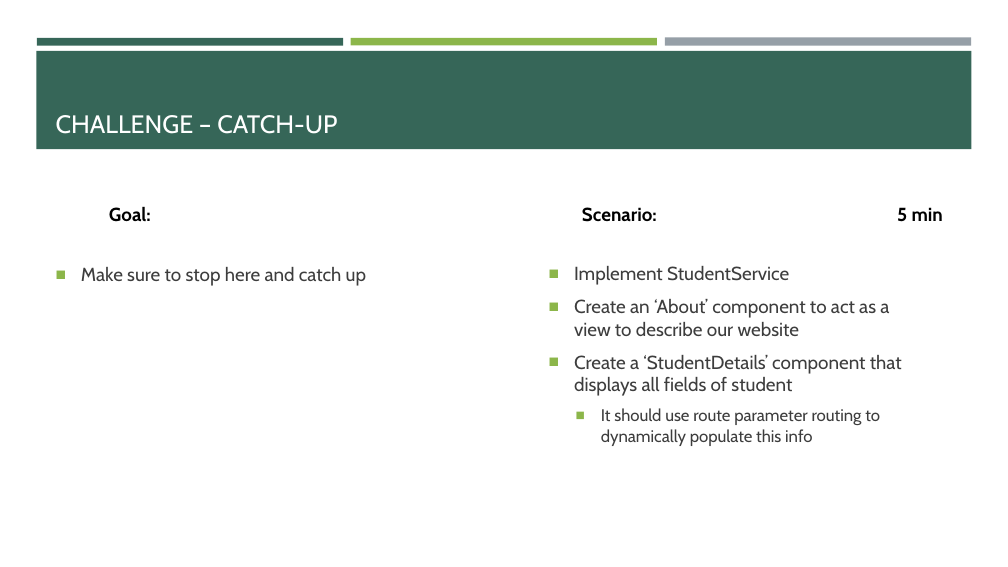
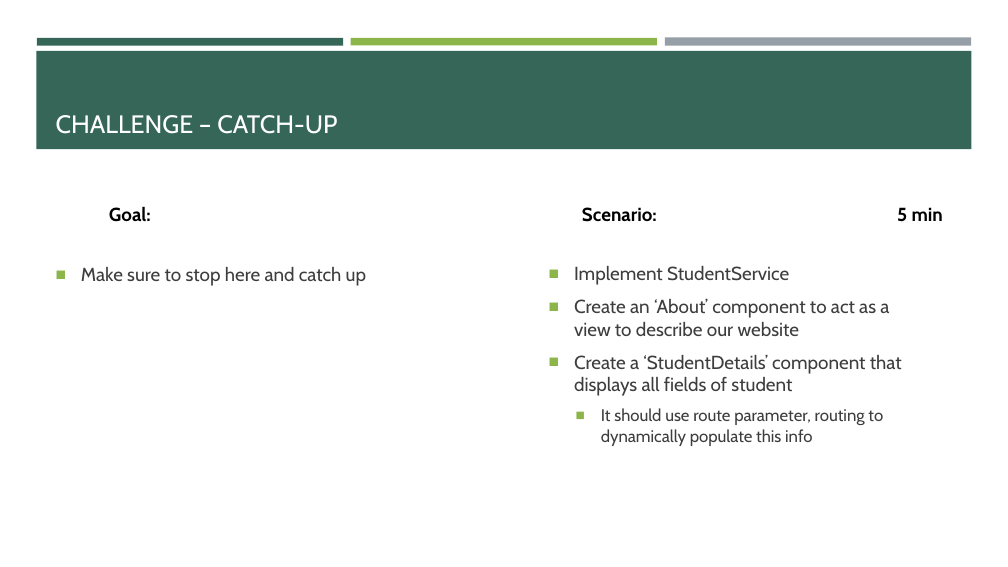
Before and after one commit to e-m-wilson/java-fs, a slide deck: slide 21 of Week_7/Angular.pptx (slide 20 before the commit). Drawn at 1008x567 pixels with LibreOffice and Linux fonts; fonts in the diff are those of the drawing. Boxes give left, top, right and bottom in pixels: in the first picture for what was removed or moved away, otherwise in the second. Text is boxed around its words. In the diff, an @@ line names an element or a change of style, - is before the commit and + after.

Commit message:
update

```diff
--- a/Week_7/Angular.pptx
+++ b/Week_7/Angular.pptx
@@ text at box(601, 408, 883, 446): text changed @@
-  ■ It should use route parameter routing to dynamically populate this info
+  ■ It should use route parameter, routing to dynamically populate this info
```
Also in this commit, not shown: 5 slides added.
